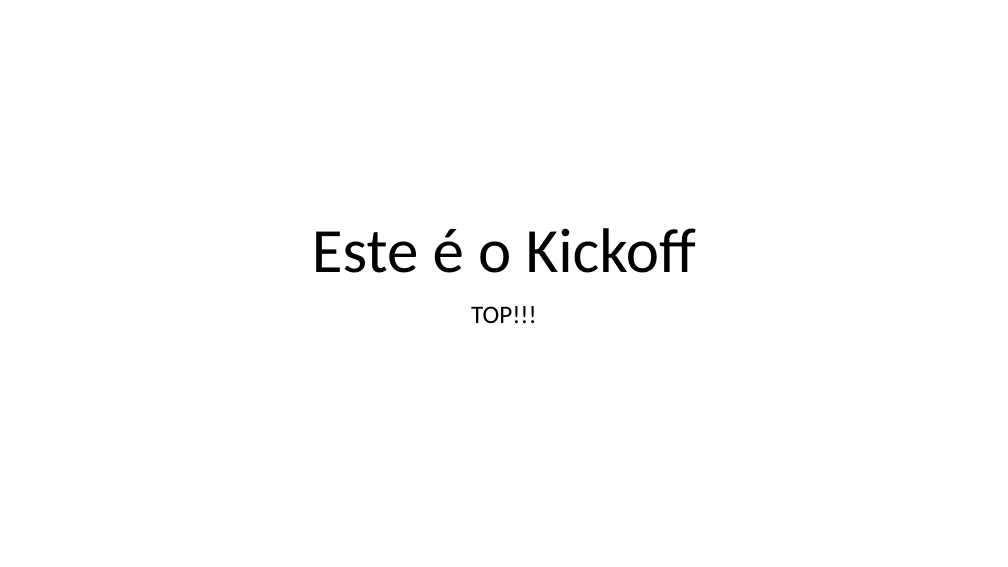
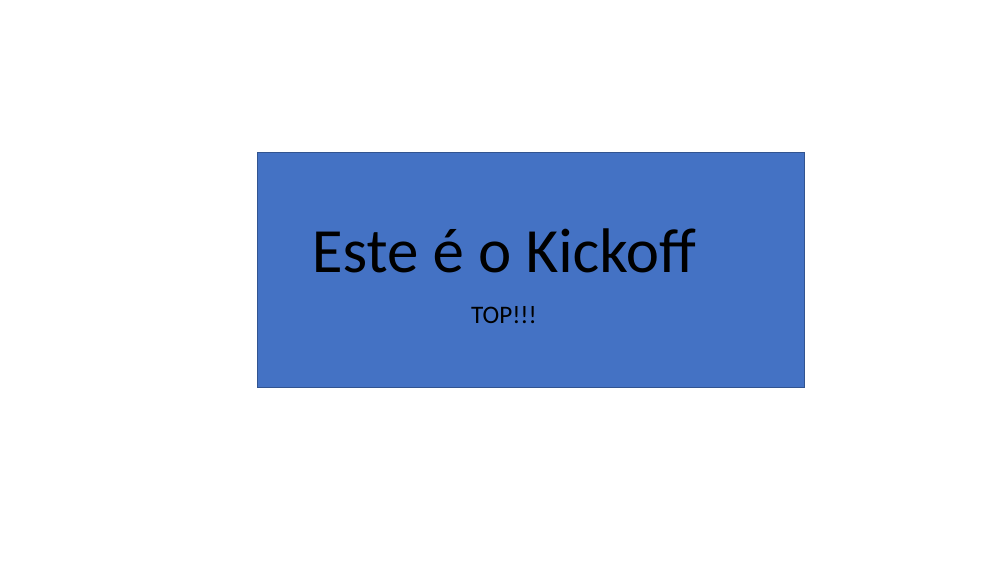
Before and after one commit to gustavobertacci/2TDSPF-exemploGIT-2024, a slide deck: slide 1 of PastaDocumentos/Kickoff.pptx. Drawn at 1008x567 pixels with LibreOffice and Linux fonts; fonts in the diff are those of the drawing. Boxes give left, top, right and bottom in pixels: in the first picture for what was removed or moved away, otherwise in the second. Text is boxed around its words. In the diff, an @@ line names an element or a change of style, - is before the commit and + after.

Commit message:
Versão 2 do Kickoff com fundo azul.

```diff
--- a/PastaDocumentos/Kickoff.pptx
+++ b/PastaDocumentos/Kickoff.pptx
@@ rectangle added at bbox=[257, 153, 805, 388], fill #4472C4, outline #325491 1 pt @@
```
